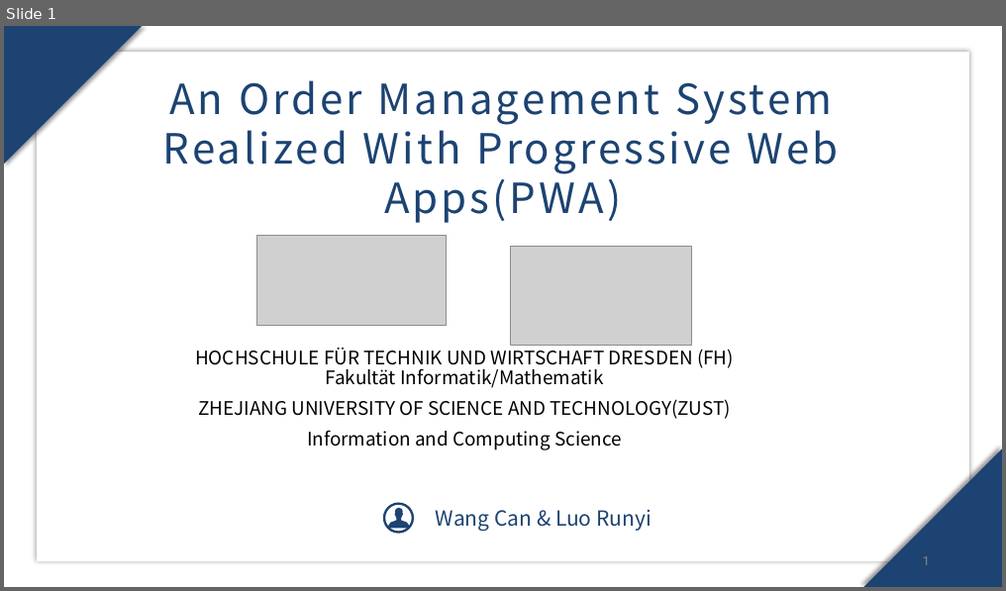
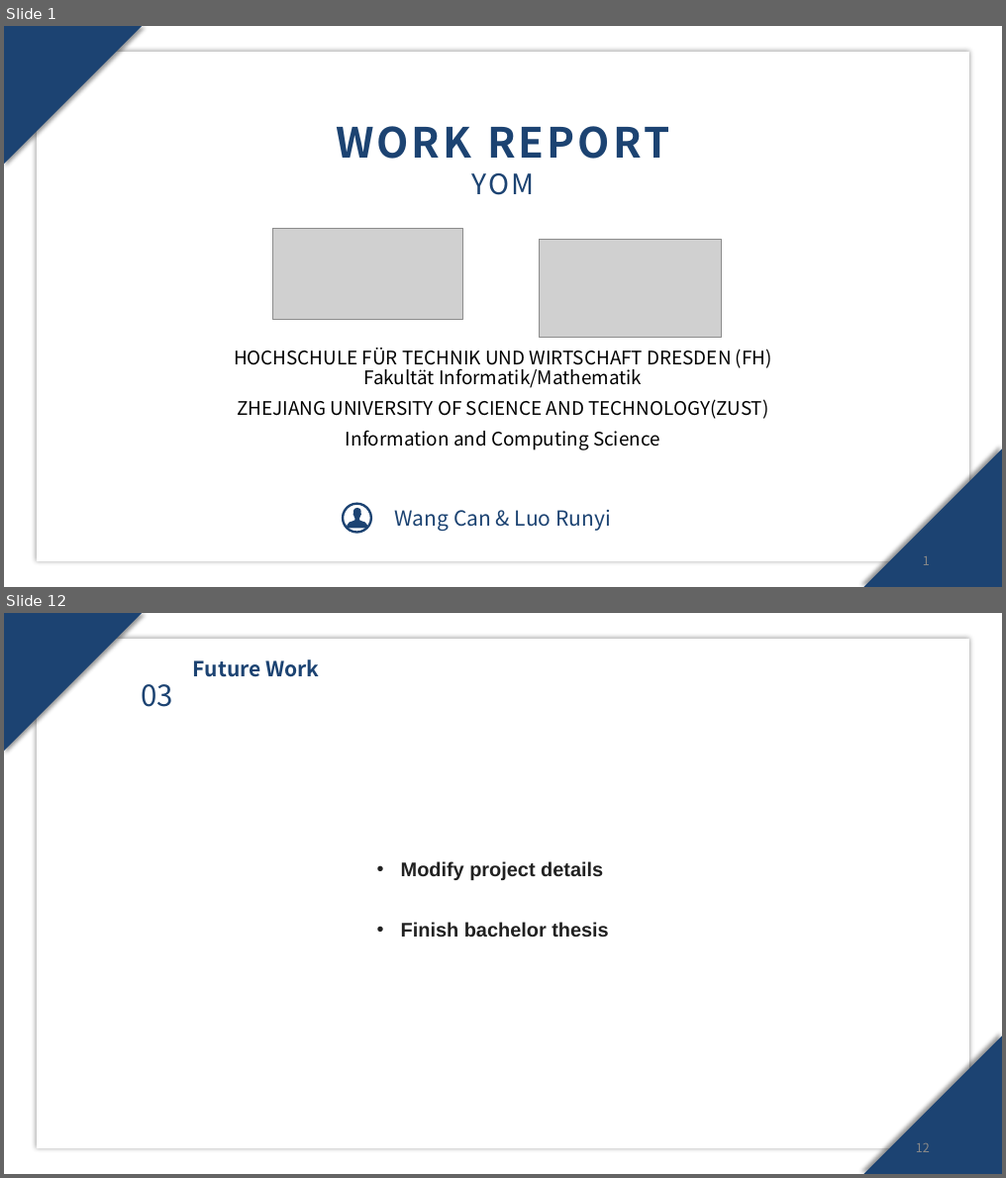
Before and after one commit to SuperRun/Yom, a slide deck: document/work report.pptx. Shown one above the other, each under a label of ours: slide 1 before the commit, slides 1 and 12 after it; the slides between them are not shown. The pictures are 1006x591 and 1006x1178 pixels, drawn with LibreOffice and Linux fonts; fonts in the diff are those of the drawing; grey boxes stand for pictures; background and template pictures are left out. Boxes give left, top, right and bottom in pixels: in the first picture for what was removed or moved away, otherwise in the second. Text is boxed around its words. In the diff, an @@ line names an element or a change of style, - is before the commit and + after.

Commit message:
work report

```diff
--- a/document/work report.pptx
+++ b/document/work report.pptx
@@ slide 12 added at <box>4,613,1002,1174</box>, background picture (left out) @@
@@ rectangle added at <box>4,613,1002,1174</box>, fill #FFFFFF at 39% opacity @@
@@ freeform shape added at <box>4,613,143,751</box>, fill #1C4372 @@
@@ rectangle added at <box>37,639,969,1149</box>, fill #FFFFFF @@
@@ text added at <box>193,660,319,677</box>, 20 pt, text #1C4372, bold @@
+Future Work
@@ text added at <box>141,684,173,707</box>, 28 pt, text #1C4372 @@
+03
@@ text added at <box>401,861,609,938</box>, 19 pt, text #212121, bold @@
+• Modify project details
+• Finish bachelor thesis
@@ freeform shape added at <box>863,1036,1002,1174</box>, fill #1C4372 @@
@@ page number added at <box>916,1144,930,1153</box>, 12 pt, text #888888 @@
+12
@@ slide 1 changed as well @@
@@ text at <box>336,126,669,195</box>: text changed; bold on @@
-An Order Management System Realized With Progressive Web Apps(PWA)
+WORK REPORT
+YOM
@@ picture: place and size @@
-picture at <box>256,235,447,325</box>
+picture at <box>273,229,463,319</box>
@@ picture: place and size @@
-picture at <box>510,247,692,345</box>
+picture at <box>540,240,721,338</box>
@@ subtitle "HOCHSCHULE FÜR TECHNIK UND WIRTSCHAFT ...": place and size @@
-subtitle "HOCHSCHULE FÜR TECHNIK UND WIRTSCHAFT ..." at <box>195,345,734,451</box>
+subtitle "HOCHSCHULE FÜR TECHNIK UND WIRTSCHAFT ..." at <box>234,348,772,451</box>
@@ 1 text, 1 freeform shape, 1 ellipse: place and size @@
-1 text, 1 freeform shape, 1 ellipse at <box>384,503,651,532</box>
+1 text, 1 freeform shape, 1 ellipse at <box>343,503,611,532</box>
```
Also in this commit, not shown: 2 other slides changed, 9 other slides added, 10 slides removed.
